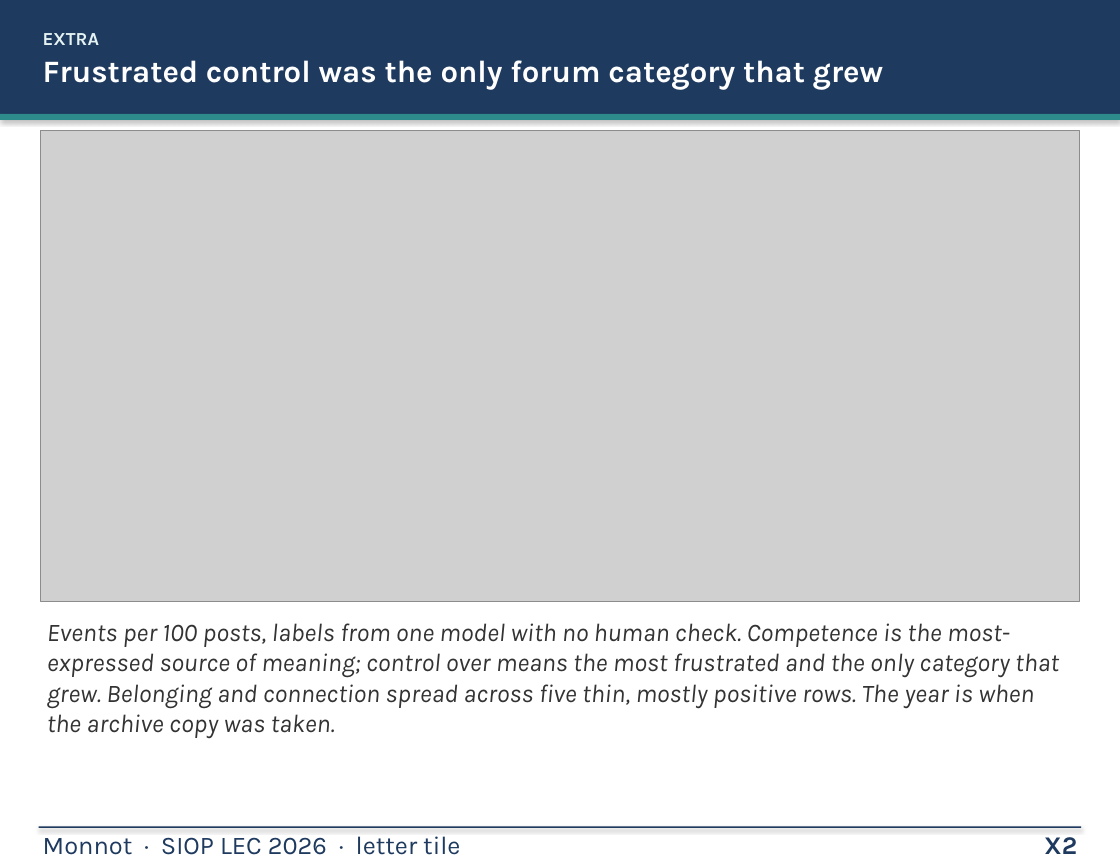
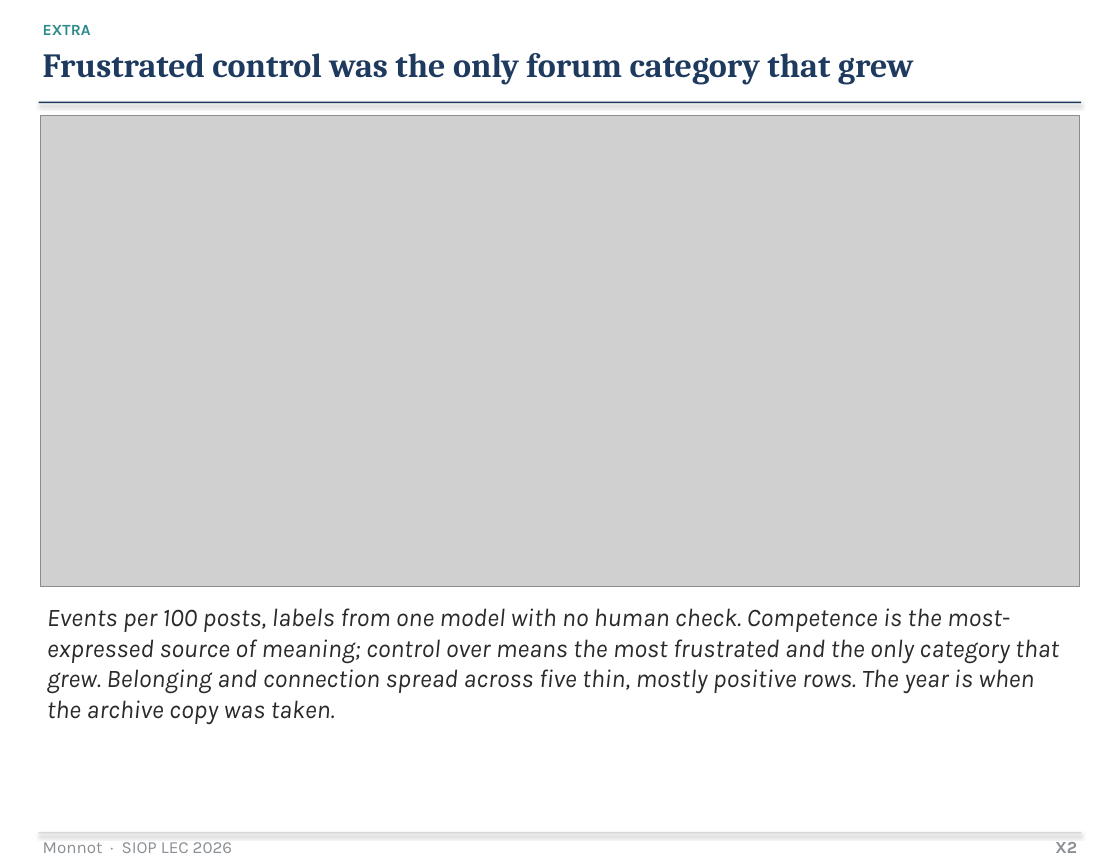
Before and after one commit to mjmonnot/mjmonnot.github.io, a slide deck: slide 18 of lec-2026/assets/Monnot_Poster_v5.pptx. Drawn at 1120x865 pixels with LibreOffice and Linux fonts; fonts in the diff are those of the drawing; grey boxes stand for pictures. Boxes give left, top, right and bottom in pixels: in the first picture for what was removed or moved away, otherwise in the second. Text is boxed around its words. In the diff, an @@ line names an element or a change of style, - is before the commit and + after.

```diff
--- a/lec-2026/assets/Monnot_Poster_v5.pptx
+++ b/lec-2026/assets/Monnot_Poster_v5.pptx
@@ text "EXTRA" at (43, 25, 914, 85): size 13 to 11 pt, text colour #E4F2F2 to #2E8B8B in "EXTRA"; size 22 to 24 pt, font Karla to Cambria, text colour #FFFFFF to #1F3A5F; line spacing 1 to 1.05 @@
@@ rectangle removed at (0, 114, 1120, 120) @@
@@ rectangle: place and size @@
-rectangle at (0, 0, 1120, 114)
+rectangle at (39, 102, 1081, 103)
@@ picture: place and size @@
-picture at (41, 130, 1079, 602)
+picture at (41, 115, 1079, 586)
@@ text "Events per 100 posts, labels ...": place and size @@
-text "Events per 100 posts, labels ..." at (47, 623, 1059, 738)
+text "Events per 100 posts, labels ..." at (47, 608, 1059, 724)
@@ text "Events per 100 posts, labels ..." at (47, 608, 1059, 724): text colour #333333 to #2A2A2A @@
@@ rectangle: place and size @@
-rectangle at (39, 827, 1081, 828)
+rectangle at (39, 833, 1081, 834)
@@ rectangle at (39, 833, 1081, 834): fill #1F3A5F to #C8C8C8 @@
@@ text "X2" at (1055, 842, 1077, 853): size 18 to 12 pt, text colour #1F3A5F to #8A8F94 @@
@@ text at (43, 842, 232, 853): text changed; size 18 to 12 pt; text colour #1F3A5F to #8A8F94 @@
-Monnot · SIOP LEC 2026 · letter tile
+Monnot · SIOP LEC 2026
```
Also in this commit, not shown: 17 other slides changed, 5 other files.
